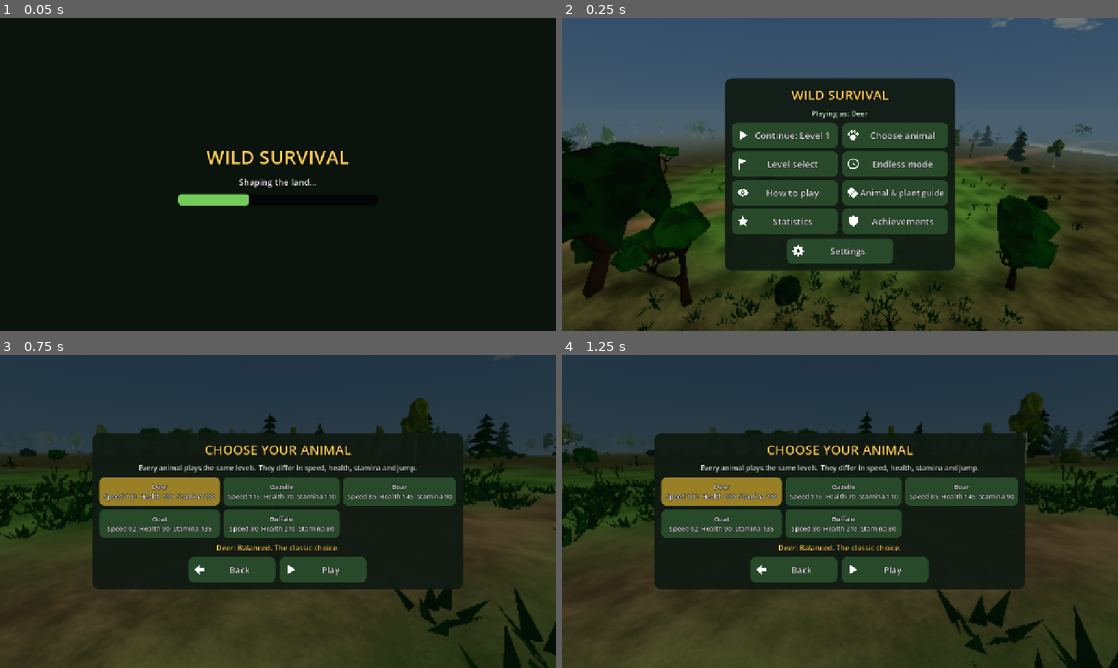
Above: before the commit, frames 1-4 (two rows, left to right).
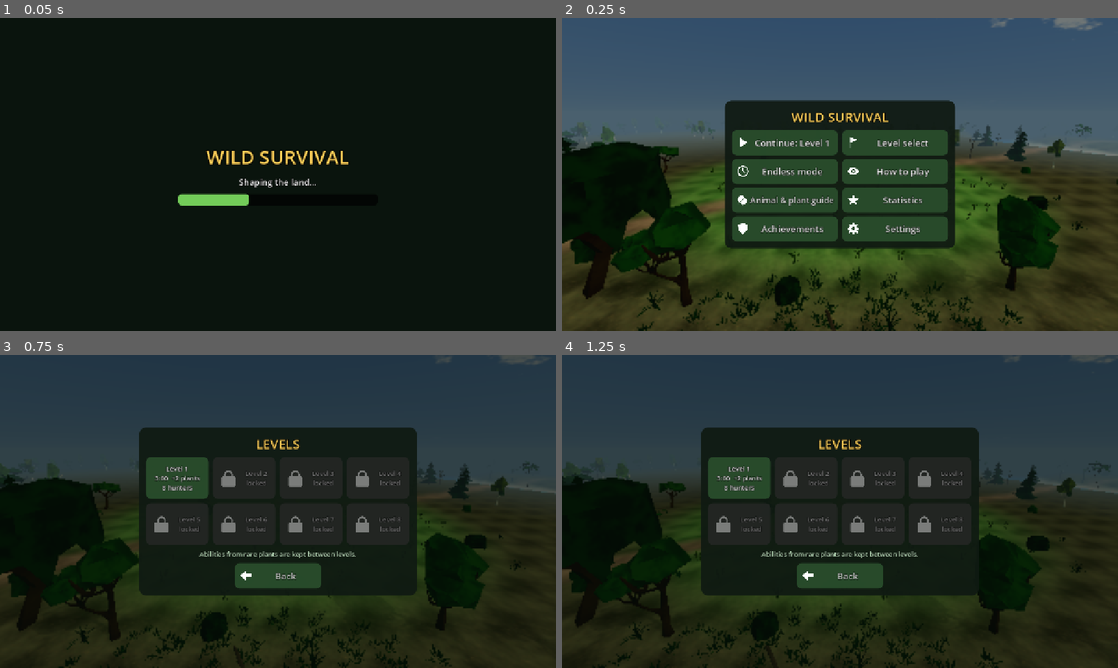
Above: after the commit, the same moments.

Repository: hamzaqadir6666-pixel/wild-survival-mobile
Game: Godot game, scene res://scenes/main.tscn
Two runs of this game, one before a commit and one after it. Both use one fixed random seed, a clock stepped at 60 frames per second and the inputs below. Sound files missing from this copy of the repository are replaced by a short silence.
Inputs (mouse positions are in pixels of both pictures, inside the frame that each line leads up to):
- Up to frame 1 (0.05 s): no input
- Up to frame 2 (0.25 s): no input
- Up to frame 3 (0.75 s): click (333, 473) at 0.5 s, where only the run before the commit has a clickable "Choose animal"
- Up to frame 4 (1.25 s): no input

Frame 1 is identical in both runs. In frame 2, 13% of the frame differs, in the area x 29-71%, y 19-81%; in frame 3, 41%; in frame 4, 43%, in the area x 0-100%, y 0-100%.

Commit message:
Deer only: remove the animal chooser
Co-authored-by: arena-agent <297053741+arena-agent@users.noreply.github.com>

Diff:
--- a/scripts/data.gd
+++ b/scripts/data.gd
@@ -45,15 +45,10 @@
 # which animals live at herd home number i (repeats)
 const HERD_ORDER := ["gazelle", "boar", "goat", "buffalo", "fox", "junglefowl", "gazelle", "elephant", "boar", "goat", "gazelle", "rhino", "buffalo", "junglefowl"]
 
-# playable animals.  walk / run in m/s
+# the player is always the deer.  walk / run in m/s
 const CHARACTERS := {
-	"deer": {"walk": 4.1, "run": 10.0, "hp": 100.0, "stamina": 100.0, "jump": 1.0, "text": "Balanced. The classic choice."},
-	"gazelle": {"walk": 4.3, "run": 11.6, "hp": 70.0, "stamina": 110.0, "jump": 1.15, "text": "Fastest runner, but fragile."},
-	"boar": {"walk": 3.6, "run": 8.5, "hp": 145.0, "stamina": 90.0, "jump": 0.8, "text": "Slow and tough."},
-	"goat": {"walk": 3.8, "run": 9.2, "hp": 90.0, "stamina": 135.0, "jump": 1.35, "text": "Great stamina and the highest jump."},
-	"buffalo": {"walk": 3.5, "run": 8.0, "hp": 210.0, "stamina": 80.0, "jump": 0.7, "text": "Slowest, but takes a lot of bites."},
+	"deer": {"walk": 4.1, "run": 10.0, "hp": 100.0, "stamina": 100.0, "jump": 1.0},
 }
-const CHAR_ORDER := ["deer", "gazelle", "boar", "goat", "buffalo"]
 
 # rare plants: mesh, tint, glow colour, model scale
 const PLANTS := {
--- a/scripts/game.gd
+++ b/scripts/game.gd
@@ -352,16 +352,9 @@
 	if state == MENU:
 		# slow fly-around behind the menu
 		cam_yaw += dt * 0.05
-		if menus.current == "character":
-			# close-up of the chosen animal
-			var pp := player.position
-			camera.position = pp + Vector3(sin(cam_yaw * 6.0) * 5.5, 2.2, cos(cam_yaw * 6.0) * 5.5)
-			camera.look_at(pp + Vector3(0, 0.9, 0), Vector3.UP)
-			player.play("idle")
-		else:
-			var c := Vector3(400.0 + sin(cam_yaw) * 60.0, 0, 520.0 + cos(cam_yaw) * 60.0)
-			camera.position = Vector3(c.x, maxf(World.height(c.x, c.z), 0.0) + 16.0, c.z)
-			camera.look_at(Vector3(400, 4, 520), Vector3.UP)
+		var c := Vector3(400.0 + sin(cam_yaw) * 60.0, 0, 520.0 + cos(cam_yaw) * 60.0)
+		camera.position = Vector3(c.x, maxf(World.height(c.x, c.z), 0.0) + 16.0, c.z)
+		camera.look_at(Vector3(400, 4, 520), Vector3.UP)
 		sky.update(0.0, camera.position)
 		vegetation.update_visibility(camera.position)
 		grass.update(camera.position)
--- a/scripts/save.gd
+++ b/scripts/save.gd
@@ -37,7 +37,6 @@
 	d.ach[ach] = true
 	return true
 
-## the animal chosen in the menu
+## the player is always the deer (older saves may still name another animal)
 func character() -> String:
-	var c := str(d.get("char", "deer"))
-	return c if D.CHARACTERS.has(c) else "deer"
+	return "deer"
--- a/scripts/ui/menus.gd
+++ b/scripts/ui/menus.gd
@@ -114,7 +114,7 @@
 	## Android back button / Escape
 	match current:
 		"main": pass
-		"levels", "howto", "stats", "achievements", "guide", "character": open("main" if not game.in_run() else "pause")
+		"levels", "howto", "stats", "achievements", "guide": open("main" if not game.in_run() else "pause")
 		"settings": open("main" if not game.in_run() else "pause")
 		"pause", "map": game.resume()
 		"tutorial": pass
@@ -123,7 +123,6 @@
 # ---------------------------------------------------------------- main menu
 func _build_main() -> void:
 	var v := _frame("WILD SURVIVAL", 520.0)
-	var s := _text(v, "Playing as: %s" % D.SPECIES[Save.character()].name, 17, Color(0.8, 0.95, 0.8)); s.horizontal_alignment = HORIZONTAL_ALIGNMENT_CENTER
 	var g := GridContainer.new()
 	g.columns = 2
 	g.add_theme_constant_override("h_separation", 10)
@@ -132,46 +131,16 @@
 	var lvl := mini(int(Save.d.unlocked), D.LEVELS.size())
 	var sz := Vector2(244, 58)
 	g.add_child(UI.button("Continue: Level %d" % lvl, func(): game.start_level(lvl - 1), 21, sz, "play"))
-	g.add_child(UI.button("Choose animal", func(): open("character"), 21, sz, "paw"))
 	g.add_child(UI.button("Level select", func(): open("levels"), 21, sz, "flag"))
 	g.add_child(UI.button("Endless mode", func(): game.start_endless(), 21, sz, "clock"))
 	g.add_child(UI.button("How to play", func(): open("howto"), 21, sz, "eye"))
 	g.add_child(UI.button("Animal & plant guide", func(): open("guide"), 19, sz, "leaf"))
 	g.add_child(UI.button("Statistics", func(): open("stats"), 21, sz, "star"))
 	g.add_child(UI.button("Achievements", func(): open("achievements"), 21, sz, "shield"))
-	var h := _row(v)
-	h.add_child(UI.button("Settings", func(): open("settings"), 21, sz, "gear"))
+	g.add_child(UI.button("Settings", func(): open("settings"), 21, sz, "gear"))
 	var best := float(Save.d.best_endless)
 	if best > 0.0:
 		var b := _text(v, "Endless best: %s" % D.fmt_time(best), 16, UI.GOLD); b.horizontal_alignment = HORIZONTAL_ALIGNMENT_CENTER
-
-## which animal to play
-func _build_character() -> void:
-	var v := _frame("CHOOSE YOUR ANIMAL", 800.0)
-	_text(v, "Every animal plays the same levels. They differ in speed, health, stamina and jump.", 16, Color(0.85, 0.9, 0.85), 740.0).horizontal_alignment = HORIZONTAL_ALIGNMENT_CENTER
-	var g := GridContainer.new()
-	g.columns = 3
-	g.add_theme_constant_override("h_separation", 8)
-	g.add_theme_constant_override("v_separation", 8)
-	v.add_child(g)
-	var cur := Save.character()
-	for sp in D.CHAR_ORDER:
-		var c: Dictionary = D.CHARACTERS[sp]
-		var name_: String = sp
-		var line := "%s\nSpeed %d  Health %d  Stamina %d" % [D.SPECIES[sp].name, int(round(float(c.run) * 10.0)), int(c.hp), int(c.stamina)]
-		var b2 := UI.button(line, func(): _pick(name_), 15, Vector2(250, 66))
-		if sp == cur: b2.add_theme_stylebox_override("normal", UI.box(Color(0.6, 0.5, 0.15, 1.0), 12, 10))
-		g.add_child(b2)
-	_text(v, "%s: %s" % [D.SPECIES[cur].name, D.CHARACTERS[cur].text], 17, UI.GOLD, 740.0).horizontal_alignment = HORIZONTAL_ALIGNMENT_CENTER
-	var h2 := _row(v)
-	h2.add_child(UI.button("Back", func(): open("main"), 20, Vector2(200, 58), "back"))
-	h2.add_child(UI.button("Play", func(): game.start_level(mini(int(Save.d.unlocked), D.LEVELS.size()) - 1), 20, Vector2(200, 58), "play"))
-
-func _pick(sp: String) -> void:
-	Save.d.char = sp
-	Save.store()
-	game.show_character()
-	open("character")
 
 func _build_levels() -> void:
 	var v := _frame("LEVELS", 640.0)
--- a/tests/bot.gd
+++ b/tests/bot.gd
@@ -651,30 +651,11 @@
 		worst_near = mini(worst_near, near)
 	check("wildlife: animals stand within 60 m of every start", worst_near >= 5, "(fewest in 6 starts: %d)" % worst_near)
 	_quiet()
-	# ---------------- prey characters
 	g.to_menu()
-	var stats_ok := true
-	for sp in D.CHAR_ORDER:
-		Save.d.char = sp
-		g.start_level(0)
-		await frames(2)
-		_quiet()
-		if p.species != sp or absf(p.max_health - float(D.CHARACTERS[sp].hp)) > 0.01 or p.model == null or p.anim == null: stats_ok = false
-		g.to_menu()
-	check("5 playable animals load with their own model and stats", stats_ok and D.CHAR_ORDER.size() == 5)
-	Save.d.char = "gazelle"
 	g.start_level(0)
 	await frames(2)
 	_quiet()
 	var c: TouchControls = g.controls
-	_place(400, 520)
-	g.cam_yaw = 0.0
-	c.move = Vector2(0, 1); c.sprint = true
-	var p0 := p.pos2()
-	await secs(2.0)
-	var gz := p.pos2().distance_to(p0)
-	c.move = Vector2.ZERO; c.sprint = false
-	check("gazelle sprints faster than the deer", gz > float(D.CHARACTERS.deer.run) * 1.6, "(%.1f m in 2 s)" % gz)
 	# ---------------- chase music and heartbeat
 	_place(400, 520)
 	await frames(15)
@@ -834,13 +815,11 @@
 	await secs(6.0)
 	var per_min: float = (g.sky.hour - h0) / (g.run_time - t0) * 60.0
 	check("one real minute is one game hour (a day lasts 24 minutes)", D.DAY_LENGTH == 1440.0 and absf(per_min - 1.0) < 0.1, "(%.2f h per minute)" % per_min)
-	g.menus.open("character")
-	check("character screen opens", g.menus.current == "character")
-	g.to_menu()
-	Save.d.char = "deer"
-	g.show_character()
-	check("switching back to the deer works", p.species == "deer")
-	check("playing as a predator is gone: only plant-eaters are playable", not D.CHARACTERS.has("lion") and not ("hunter" in p))
+	g.menus.open("main")
+	var has_choose := false
+	for bt in g.menus.find_children("*", "Button", true, false):
+		if (bt as Button).text.contains("Choose animal"): has_choose = true
+	check("the player is always the deer: no animal chooser in the menu", not has_choose and Save.character() == "deer" and p.species == "deer" and D.CHARACTERS.size() == 1)
 
 func _mem() -> String:
 	return "static %.1f MB, objects %d, nodes %d, orphans %d" % [OS.get_static_memory_usage() / 1048576.0, Performance.get_monitor(Performance.OBJECT_COUNT),
